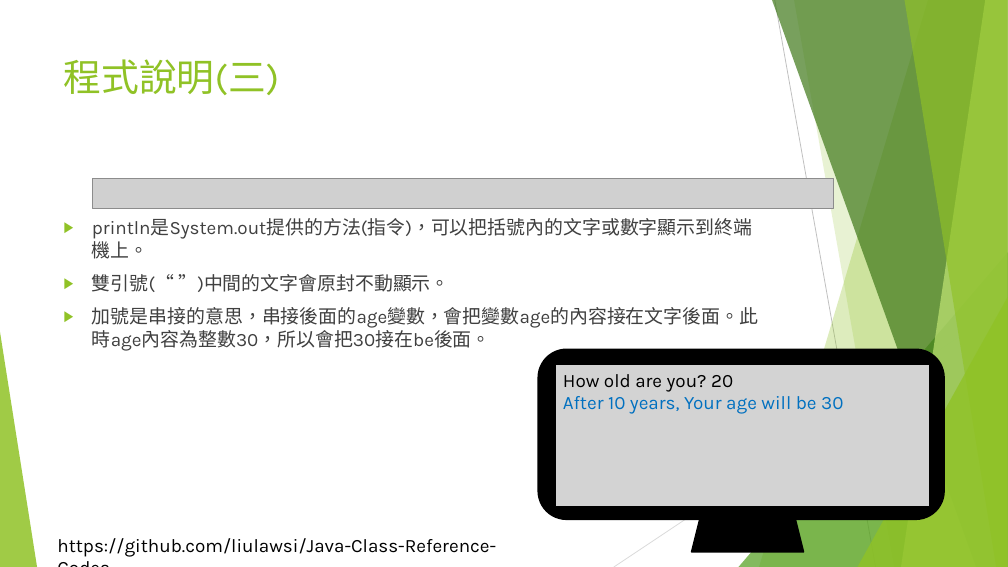
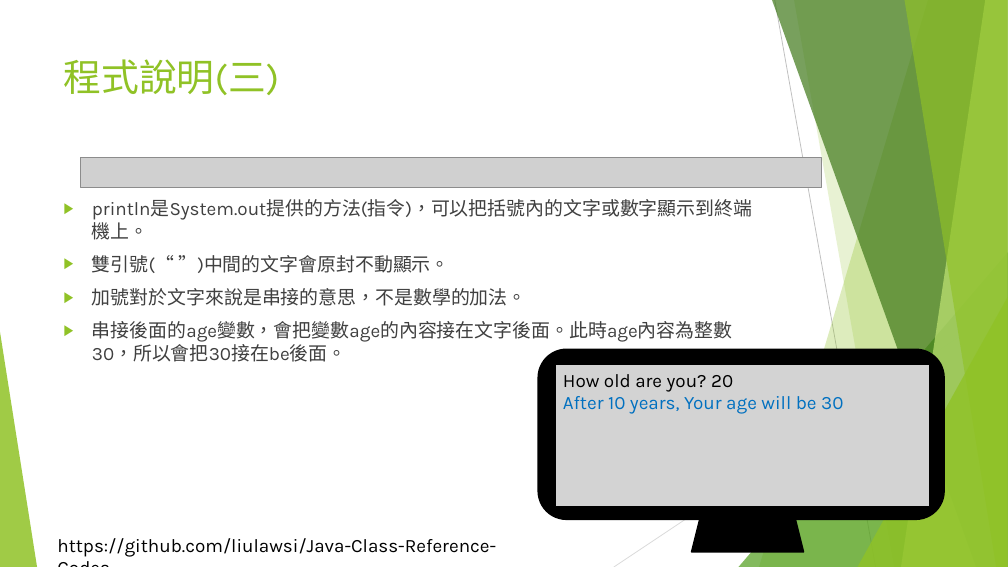
Before and after one commit to liulawsi/My_PPTs, a slide deck: slide 8 of LCC/Java/03_程式語言基本法.pptx (slide 7 before the commit). Drawn at 1008x567 pixels with LibreOffice and Linux fonts; fonts in the diff are those of the drawing; grey boxes stand for pictures; background and template pictures are left out. Boxes give left, top, right and bottom in pixels: in the first picture for what was removed or moved away, otherwise in the second. Text is boxed around its words. In the diff, an @@ line names an element or a change of style, - is before the commit and + after.

```diff
--- a/LCC/Java/03_程式語言基本法.pptx
+++ b/LCC/Java/03_程式語言基本法.pptx
@@ text "println是System.out提供的方法(指令)，可以把括號內的文字或數字顯示到終端機上。" moved from (x1=92, y1=218, x2=758, y2=351) to (x1=92, y1=199, x2=752, y2=362) @@
@@ picture moved from (x1=93, y1=178, x2=834, y2=209) to (x1=81, y1=157, x2=822, y2=188) @@
@@ text at (x1=92, y1=288, x2=732, y2=362): text changed @@
-▶ 加號是串接的意思，串接後面的age變數，會把變數age的內容接在文字後面。此時age內容為整數30，所以會把30接在be後面。
+▶ 加號對於文字來說是串接的意思，不是數學的加法。
+▶ 串接後面的age變數，會把變數age的內容接在文字後面。此時age內容為整數30，所以會把30接在be後面。
```
Also in this commit, not shown: 3 other slides changed, 4 slides added, 7 other files.
